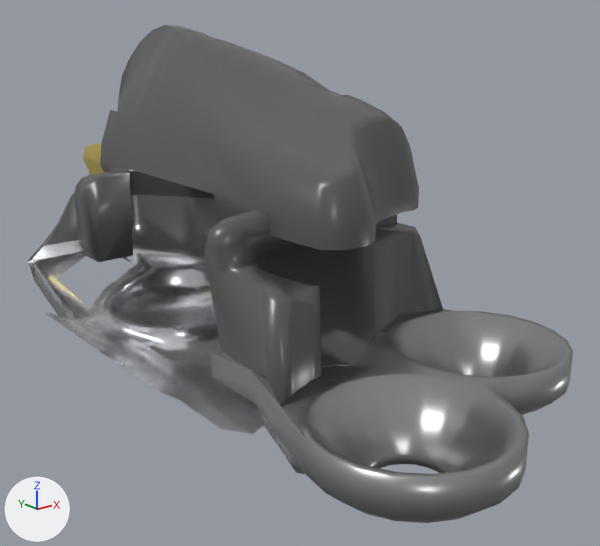
Two versions of the OBJ model robots/hands/schunk_hand/meshes/visual/h11.obj, one commit apart.
The view is the same before and after, from a 50 mm camera at (-0.0519, -0.128, 0.0256) aimed at (0.0133, -0.0466, -0.007). The axes (+X, +Y, +Z) are drawn at lower left. The lights are the same throughout. Where no turn or scale is listed for an object, it has been applied to the vertices. Vertices at the same position are counted once.

The scene before the commit, as lines of its bpy script (objects in view):
```python
me_h1 = bpy.data.meshes.new('h1')
me_h1.from_pydata(...)  # 854 vertices, 1550 faces; spans x -0.0104..0.0376, y -0.0871..-0.0001, z -0.0215..0.0238
# faces by material slot: [628, 334, 578, 10]
me_h1.materials.append(mat_gummi_final)  # dark grey #595959
me_h1.materials.append(mat_metall_alu_final)  # white #e7e8ed
me_h1.materials.append(mat_metall_daumen_001)  # grey #a0a0a0
me_h1.materials.append(mat_metall_goeldlich_001)  # yellow #ebd880
ob_h1 = bpy.data.objects.new('h1', me_h1)
ob_h1.location = (0.0, 0.0, 0.0)
```
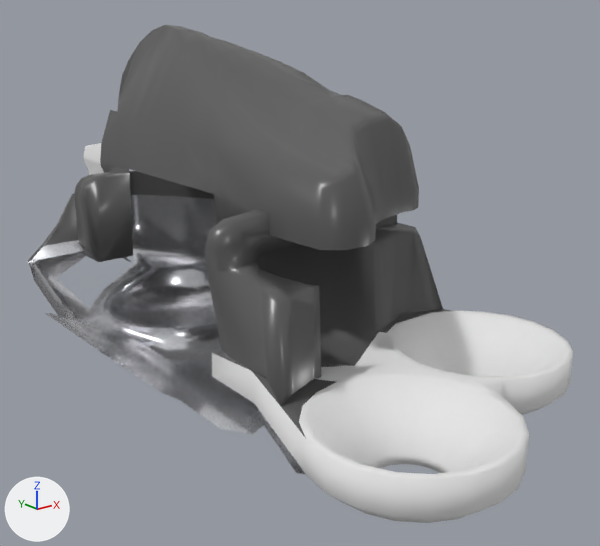
Changed parts and their boxes (x1, y1, x2, y2) in the pictures (600 x 546 px):
part 1 of me_h1, recoloured (grey to white)
    both: (212, 311, 573, 523)
part 2 of me_h1, recoloured (yellow to grey)
    both: (84, 143, 104, 175)

Diff of the bpy script that builds the scene:
```diff
--- a/robots/hands/schunk_hand/meshes/visual/h11.obj.py
+++ b/robots/hands/schunk_hand/meshes/visual/h11.obj.py
@@ mat_metall_goeldlich @@
+mat_metall_goeldlich = principled_material('Metall_goeldlich')
+mat_metall_goeldlich.base_color = (0.8, 0.8, 0.8)  # white #e7e7e7
+mat_metall_goeldlich.roughness = 1.0
@@ mat_metall_daumen @@
+mat_metall_daumen = principled_material('Metall_Daumen')
+mat_metall_daumen.base_color = (0.8, 0.8, 0.8)  # white #e7e7e7
+mat_metall_daumen.roughness = 1.0
@@ me_h1 @@
 me_h1.from_pydata(...)  # 854 vertices, 1550 faces; spans x -0.0104..0.0376, y -0.0871..-0.0001, z -0.0215..0.0238
 # used by ob_h1; location = (0.0, 0.0, 0.0)
+# me_h1 part 1: all 578 faces that had it switch from mat_metall_daumen_001 (grey #a0a0a0) to mat_metall_daumen (white #e7e7e7)
+# me_h1 part 2: all 10 faces that had it switch from mat_metall_goeldlich_001 (yellow #ebd880) to mat_metall_goeldlich (white #e7e7e7)
 me_h1.materials.append(mat_gummi_final)
```
